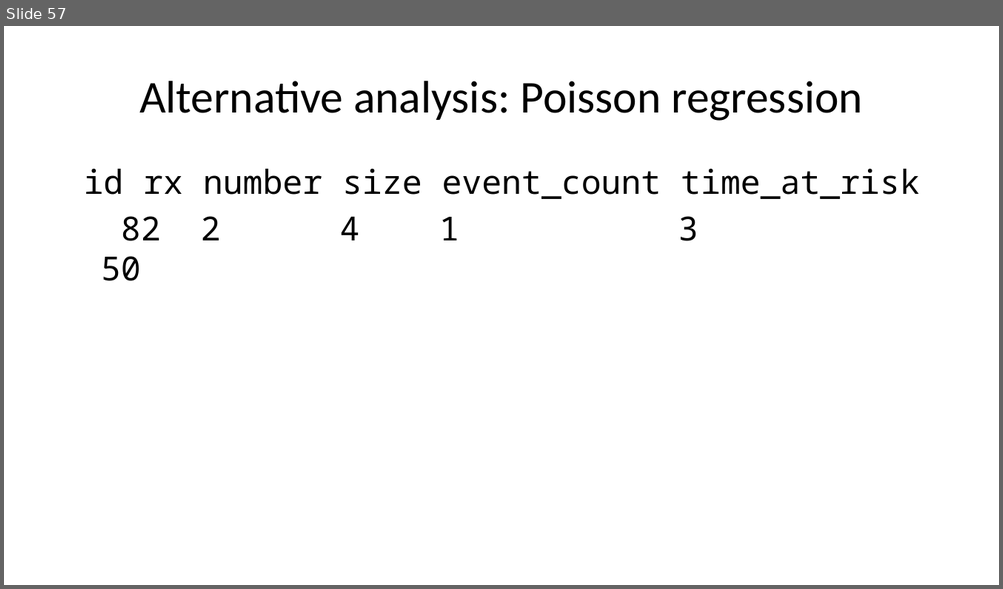
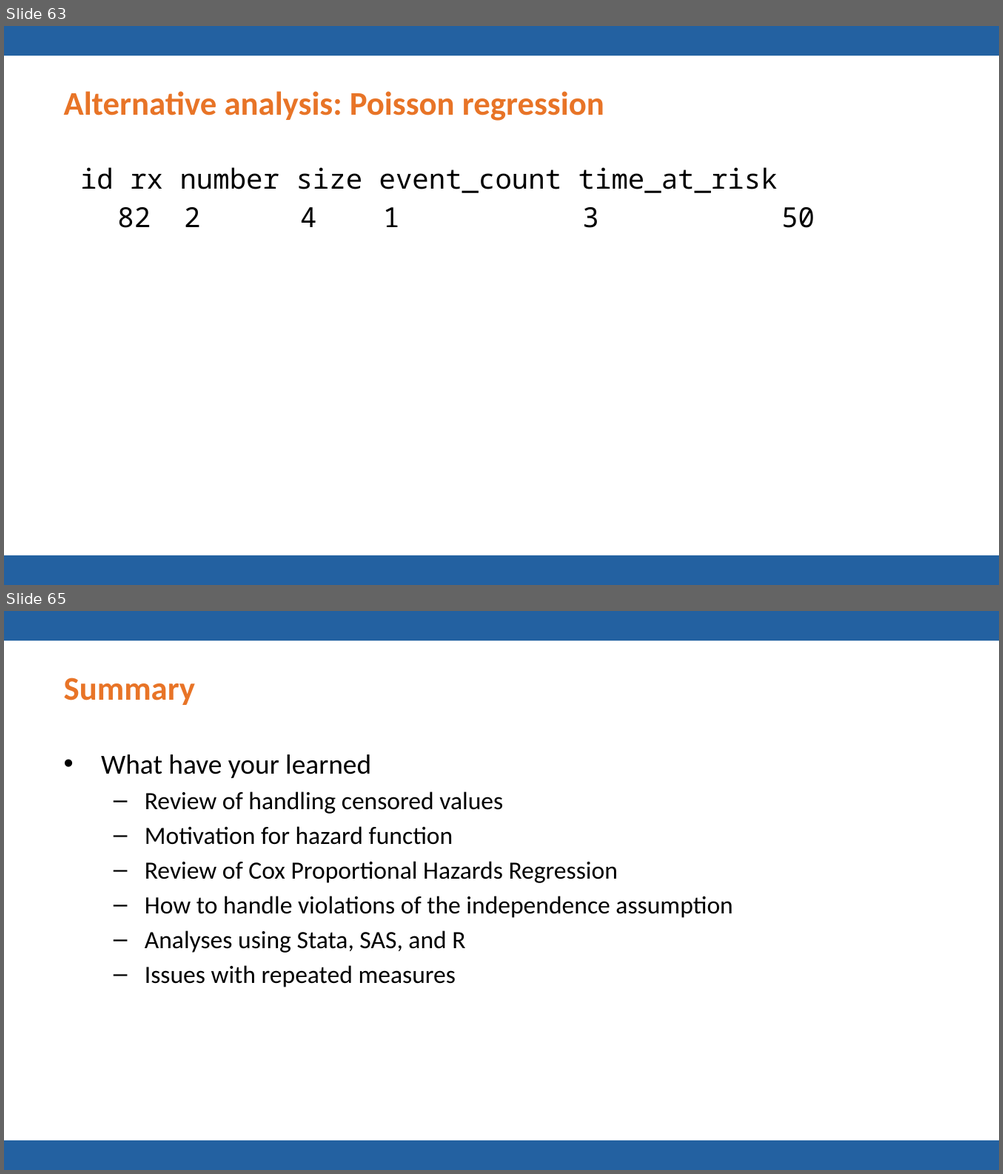
Before and after one commit to pmean/talks, a slide deck: frailty/frailty.pptx. Shown one above the other, each under a label of ours: slide 57 before the commit, slides 63 and 65 after it; the slides between them are not shown. The pictures are 1003x589 and 1003x1174 pixels, drawn with LibreOffice and Linux fonts; fonts in the diff are those of the drawing; background and template pictures are left out. Boxes give left, top, right and bottom in pixels: in the first picture for what was removed or moved away, otherwise in the second. Text is boxed around its words. In the diff, an @@ line names an element or a change of style, - is before the commit and + after.

```diff
--- a/frailty/frailty.pptx
+++ b/frailty/frailty.pptx
@@ slide 65 added at <box>4,611,999,1170</box>, background #FFFFFF; not listed: 2 template elements that a slide beside it also shows @@
@@ title added at <box>64,678,195,705</box>, 24 pt, text #E87427, bold @@
+Summary
@@ text added at <box>101,755,732,988</box>, 18 pt, text #000000 @@
+• What have your learned
+  – Review of handling censored values
+  – Motivation for hazard function
+  – Review of Cox Proportional Hazards Regression
+  – How to handle violations of the independence assumption
+  – Analyses using Stata, SAS, and R
+  – Issues with repeated measures
@@ what was slide 57 is now slide 63 @@
@@ slide 63 changed as well @@
@@ rectangle added at <box>4,26,999,56</box>, fill #2361A1 @@
@@ title "Alternative analysis: Poisson regression": place and size @@
-title "Alternative analysis: Poisson regression" at <box>139,81,862,121</box>
+title "Alternative analysis: Poisson regression" at <box>64,91,604,121</box>
@@ title "Alternative analysis: Poisson regression" at <box>64,91,604,121</box>: size 33 to 24 pt, text colour #000000 to #E87427, bold on; alignment centre to left @@
@@ text "id rx number size event_count ..." at <box>80,167,814,228</box>: size 24 to 20 pt @@
@@ rectangle added at <box>4,556,999,585</box>, fill #2361A1 @@
```
Also in this commit, not shown: 54 other slides changed, 9 other slides added, 3 slides removed, 1 other file.
